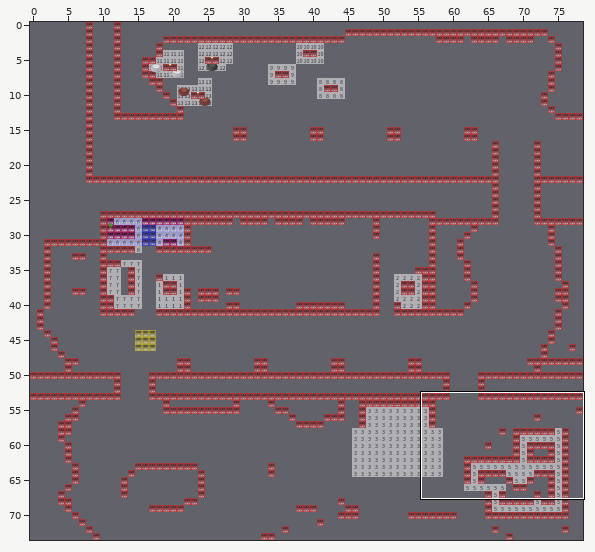
Tiled map (JSON): metropolitan-small-campus-casco.tmj. The picture above shows the old version from afar; the outline marks the close-up.
Close-up. Before the commit:
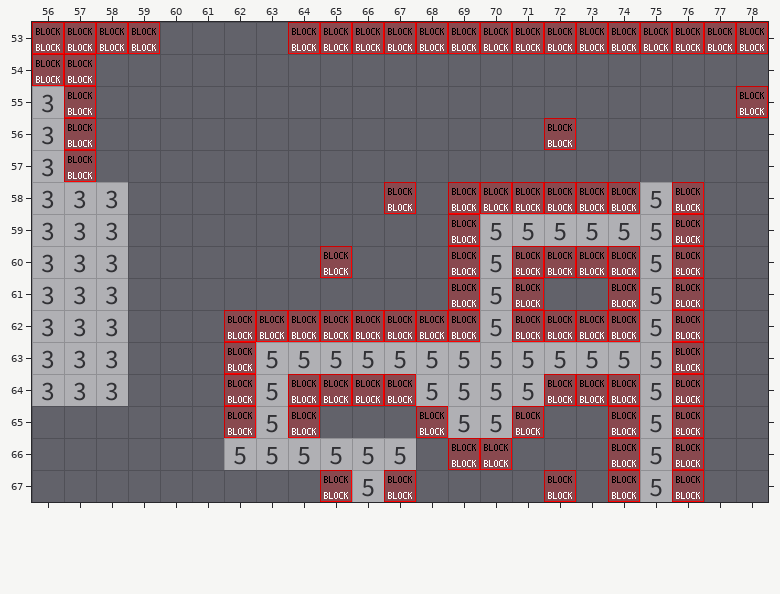
Cells are 32x32 px. Shown: x 56..78, y 53..67. The commit also changed other parts of the map, which this record leaves out. Not drawn, because the pictures are missing: unchanged layers "furniture-bg", "furniture-fg", "grounds", "grounds-fg", "roof", "rugs", "shadow-light", "walls-bg".
After:
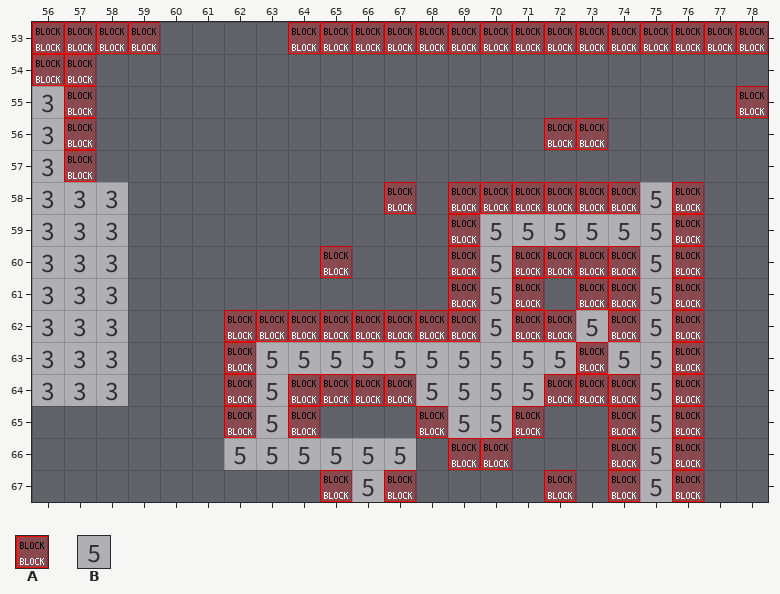
Key: from "WA_Special_Zones": A 2; from "white-rugs": B 98.
_ is an empty cell.
See-through tiles are keyed as they look on the map.
Changes in this commit:
Layer "collides":
y 56: x 73 _ -> A
y 61: x 73 _ -> A
y 62: x 73 A -> B
y 63: x 73 B -> A
